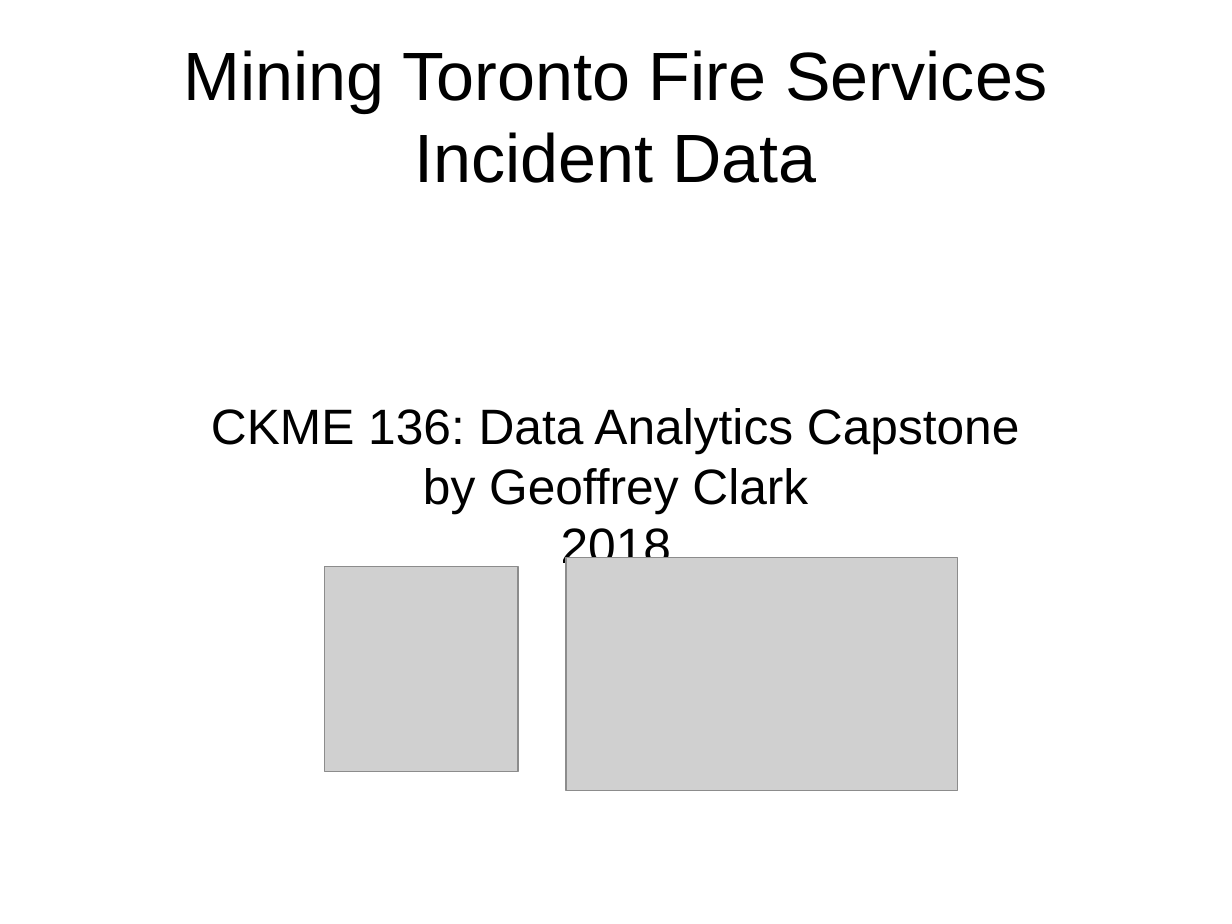
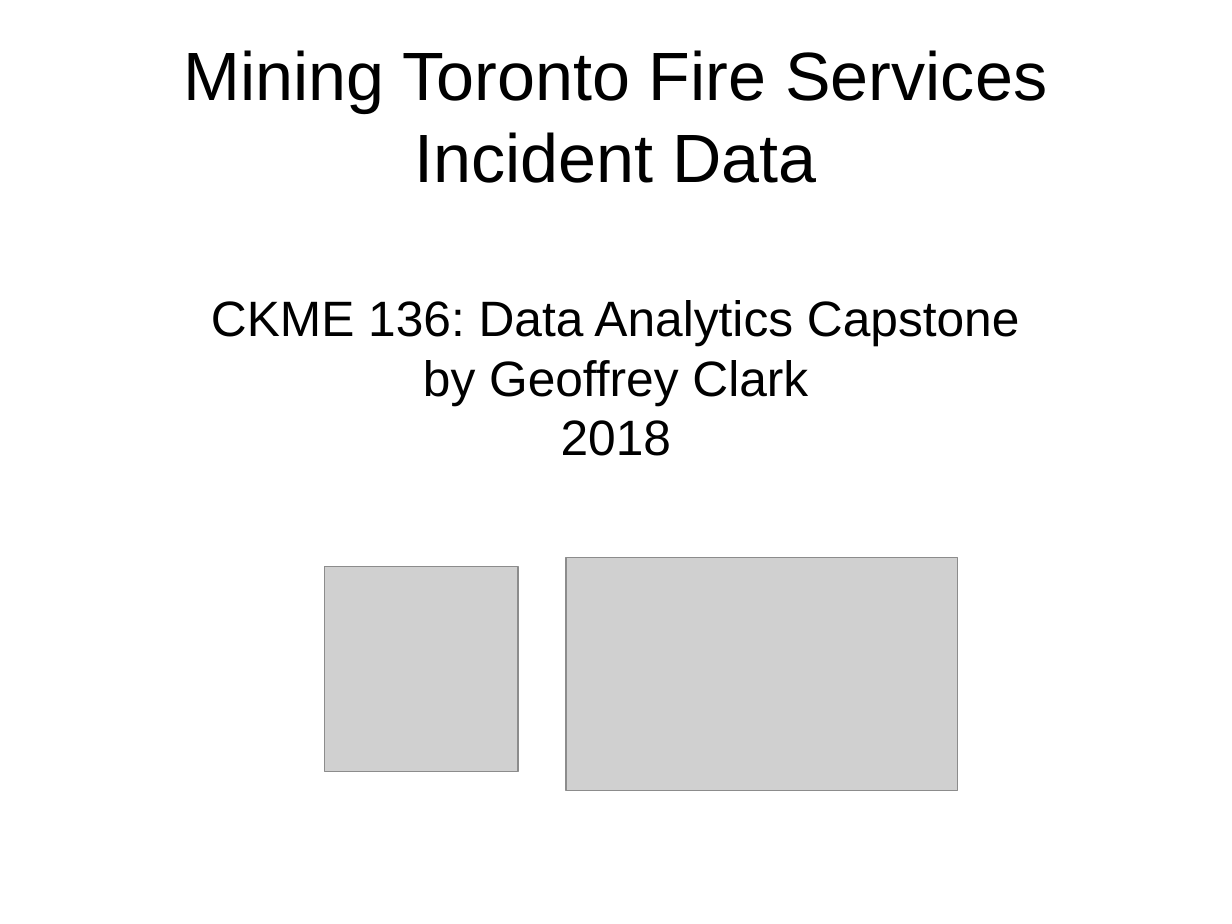
Before and after one commit to gffryclrk/toronto.fire.incident.data, a slide deck: slide 1 of pres/stack.odp. Drawn at 1232x924 pixels with LibreOffice and Linux fonts; fonts in the diff are those of the drawing; grey boxes stand for pictures. Boxes give left, top, right and bottom in pixels: in the first picture for what was removed or moved away, otherwise in the second. Text is boxed around its words. In the diff, an @@ line names an element or a change of style, - is before the commit and + after.

```diff
--- a/pres/stack.odp
+++ b/pres/stack.odp
@@ subtitle "CKME 136: Data Analytics Capstone" rewrapped from [211,408,1020,573] to [211,300,1020,456] @@
```
Also in this commit, not shown: 3 other slides changed, 1 other file.
